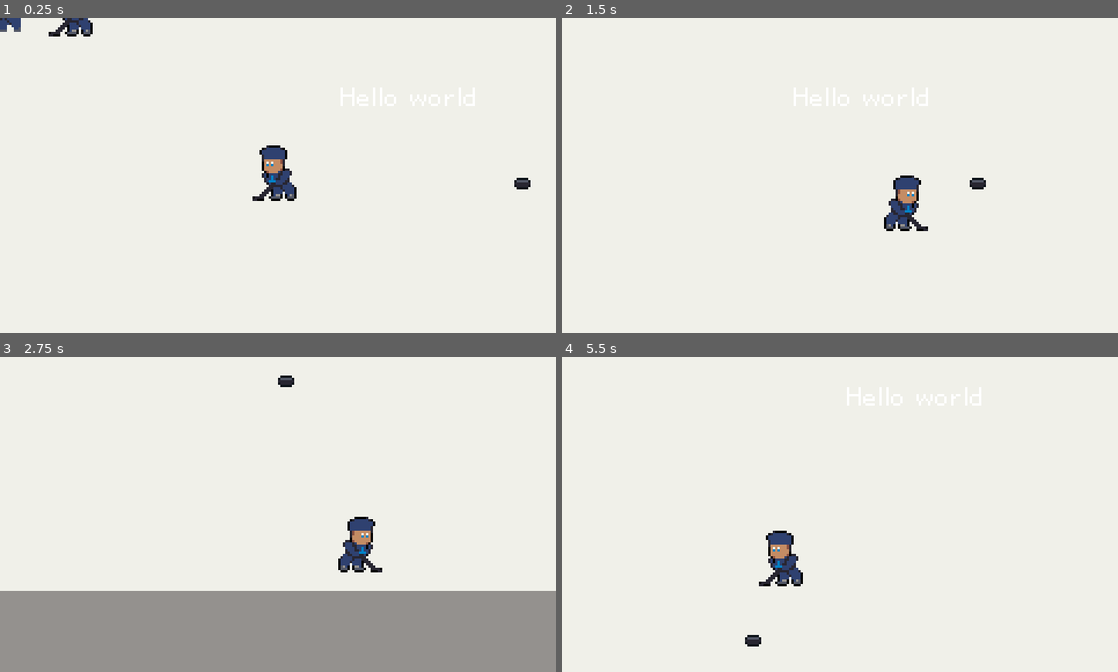
Above: before the commit, frames 1-4 (two rows, left to right).
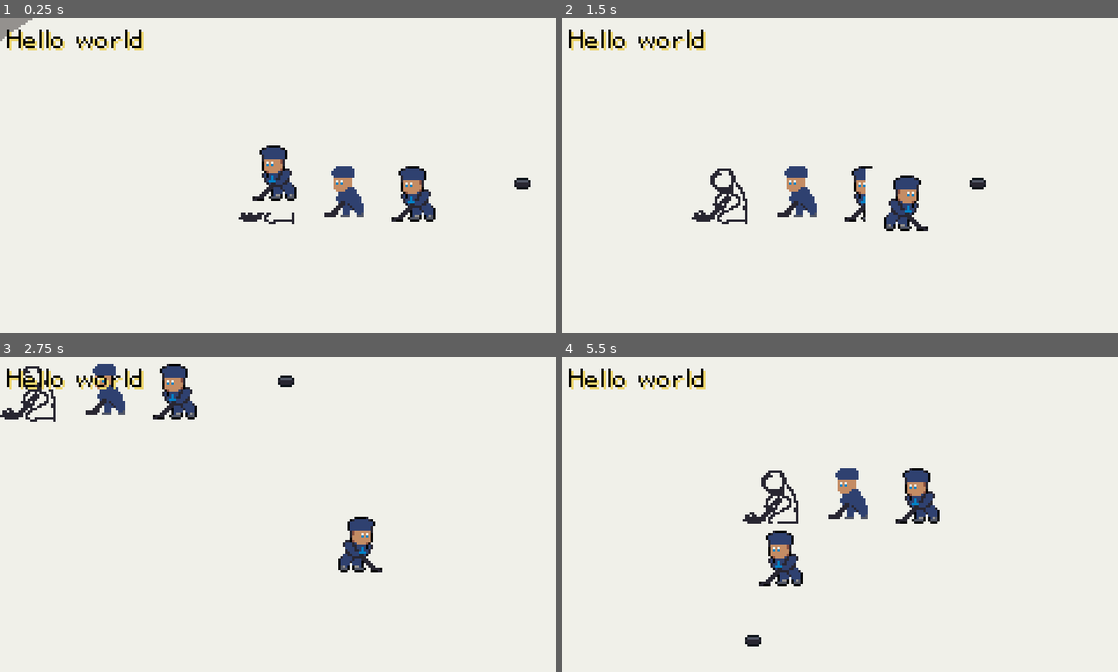
Above: after the commit, the same moments.

Repository: leafo/ludum-dare-41
Game: Godot game, scene res://Main.tscn
The game is run twice, just before and just after one commit, with the same random seed, the same clock (stepped at 60 frames per second) and the same inputs.
Inputs:
- Up to frame 1 (0.25 s): no input
- Up to frame 2 (1.5 s): tap Enter (ui_accept) at 0.5, 0.77 s; hold Right (ui_right) 0.53-1.28 s; hold Down (ui_down) from 1.28 s (still down)
- Up to frame 3 (2.75 s): tap Enter (ui_accept) at 1.52 s; release Down (ui_down) at 2.03 s; hold Right (ui_right) from 2.03 s (still down)
- Up to frame 4 (5.5 s): release Right (ui_right) at 2.78 s; hold Up (ui_up) 2.78-3.53 s; tap Enter (ui_accept) at 3.02, 3.77, 4.52 s; hold Left (ui_left) 3.53-5.03 s; hold Down (ui_down) from 5.03 s (still down)

The runs differ from the first frame. In frame 1, 2.9% of the frame differs, in the area x 0-79%, y 0-66%; in frame 2, 2.3%; in frame 3, 28%, in the area x 0-100%, y 2-100%; in frame 4, 2.7%.

Commit message:
better puck boucning on rink

Diff:
--- a/Main.tscn
+++ b/Main.tscn
@@ -4,8 +4,8 @@
 [ext_resource path="res://images/sprite.png" type="Texture" id=2]
 [ext_resource path="res://Puck.gd" type="Script" id=3]
 [ext_resource path="res://images/puck.png" type="Texture" id=4]
-[ext_resource path="res://fonts/HelvetiPixel.ttf" type="DynamicFontData" id=5]
-[ext_resource path="res://images/bg.png" type="Texture" id=6]
+[ext_resource path="res://images/bg.png" type="Texture" id=5]
+[ext_resource path="res://fonts/HelvetiPixel.ttf" type="DynamicFontData" id=6]
 
 [sub_resource type="RectangleShape2D" id=1]
 
@@ -89,7 +89,6 @@
 "Puck",
 ]]
 
-editor/display_folded = true
 position = Vector2( 107.853, -3.12803 )
 input_pickable = false
 collision_layer = 1
@@ -110,16 +109,49 @@
 shape = SubResource( 4 )
 _sections_unfolded = [ "Transform" ]
 
-[node name="Label2" type="Label" parent="." index="1"]
+[node name="Rink" type="Sprite" parent="." index="1"]
+
+position = Vector2( 147.747, 83.8396 )
+z_index = -1
+texture = ExtResource( 5 )
+_sections_unfolded = [ "Z Index" ]
+
+[node name="RinkBody" type="StaticBody2D" parent="Rink" index="0" groups=[
+"Rink",
+]]
+
+position = Vector2( -147.747, -83.8396 )
+input_pickable = false
+collision_layer = 1
+collision_mask = 1
+constant_linear_velocity = Vector2( 0, 0 )
+constant_angular_velocity = 0.0
+friction = 1.0
+bounce = 0.0
+
+[node name="CollisionPolygon2D" type="CollisionPolygon2D" parent="Rink/RinkBody" index="0"]
+
+build_mode = 1
+polygon = PoolVector2Array( 193.523, -41.1703, 4.93759, -36.307, -28.0244, -30.3631, -69.0917, -6.58726, -90.1657, 16.6482, -112.32, 58.2559, -116.643, 100.944, -109.619, 140.931, -78.8181, 190.644, -33.9683, 217.122, 18.9869, 227.388, 306.999, 228.469, 445.871, 227.388, 443.169, -34.1456 )
+
+[node name="CanvasLayer" type="CanvasLayer" parent="." index="2"]
+
+layer = 1
+offset = Vector2( 0, 0 )
+rotation = 0.0
+scale = Vector2( 1, 1 )
+transform = Transform2D( 1, 0, 0, 1, 0, 0 )
+
+[node name="Label2" type="Label" parent="CanvasLayer" index="0"]
 
 anchor_left = 0.0
 anchor_top = 0.0
 anchor_right = 0.0
 anchor_bottom = 0.0
-margin_left = 77.0
-margin_top = 10.0
-margin_right = 137.0
-margin_bottom = 24.0
+margin_left = 2.0
+margin_top = 2.0
+margin_right = 62.0
+margin_bottom = 16.0
 rect_pivot_offset = Vector2( 0, 0 )
 rect_clip_content = false
 mouse_filter = 2
@@ -127,15 +159,10 @@
 size_flags_horizontal = 1
 size_flags_vertical = 4
 custom_fonts/font = SubResource( 3 )
+custom_colors/font_color = Color( 0, 0, 0, 1 )
+custom_colors/font_color_shadow = Color( 0.92549, 0.835294, 0.427451, 1 )
 text = "Hello world"
 percent_visible = 1.0
 lines_skipped = 0
 max_lines_visible = -1
-_sections_unfolded = [ "custom_fonts" ]
-
-[node name="Background" type="Sprite" parent="." index="2"]
-
-position = Vector2( 0.255772, 3.23978 )
-z_index = -1
-texture = ExtResource( 6 )
-_sections_unfolded = [ "Z Index" ]
+_sections_unfolded = [ "Theme", "custom_colors", "custom_fonts", "custom_styles" ]
--- a/Player.gd
+++ b/Player.gd
@@ -60,4 +60,4 @@
 
 		if "Puck" in object.get_groups():
 			print("Hit puck")
-			object.push(collision.get_normal() * -100)
+			object.push(collision.normal * -100)
--- a/Puck.gd
+++ b/Puck.gd
@@ -24,7 +24,16 @@
 			velocity = velocity.linear_interpolate(Vector2(), delta * FRICTION)
 
 	move_and_slide(velocity)
+	check_for_hits()
 
 func push(direction):
 	velocity += direction
 	velocity = velocity.clamped(MAX_SPEED)
+
+func check_for_hits():
+	for i in range(get_slide_count()):
+		var collision = get_slide_collision(i)
+		var object = collision.collider
+
+		if "Rink" in object.get_groups():
+			velocity = (-velocity).reflect(collision.normal)
Not shown: 1 places in Main.tscn that only renumber resources
